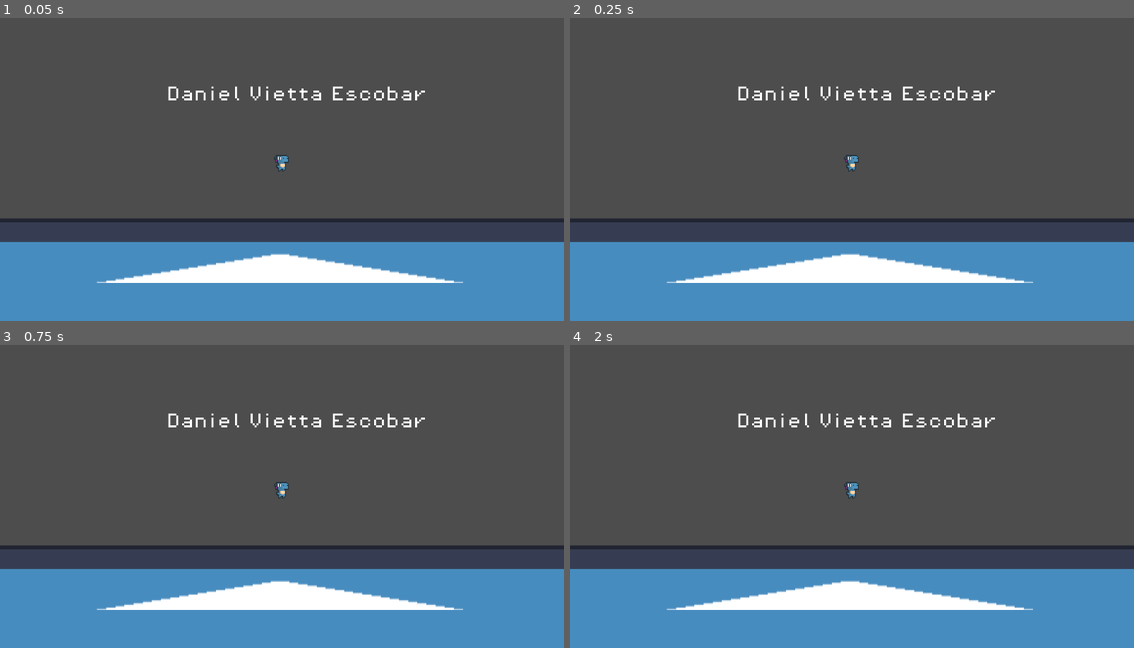
Above: before the commit, frames 1-4 (two rows, left to right).
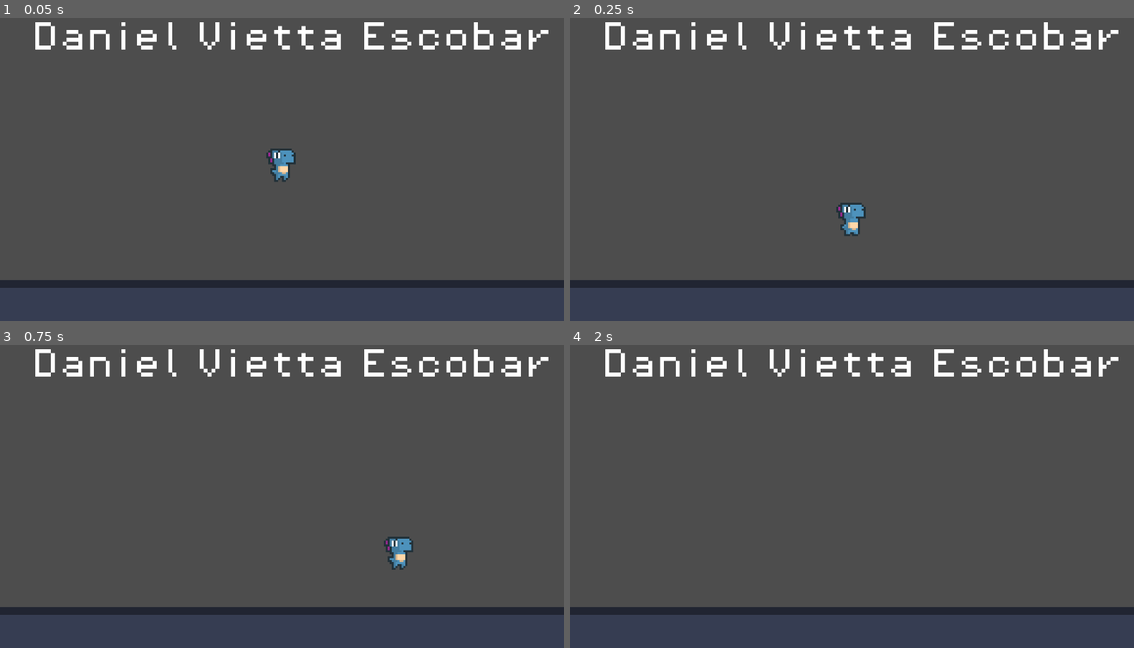
Above: after the commit, the same moments.

Repository: Mastermayhem112/vietta-escobar-daniel-project-2d
Game: Godot game, scene res://Scenes/demo_map.tscn
Same seed, same stepped clock (60 frames per second), same inputs: the game is played once before the commit and once after it. The engine's default icon, where the game draws it, is replaced by a stand-in: a white triangle on a blue panel in a dark square.
Inputs:
- Up to frame 1 (0.05 s): no input
- Up to frame 2 (0.25 s): no input
- Up to frame 3 (0.75 s): hold D (playerRight, bound only after the commit) from 0.53 s (still down); tap Space (playerJump, bound only after the commit) at 0.6 s
- Up to frame 4 (2 s): keep holding D (playerRight, bound only after the commit); tap Space (playerJump, bound only after the commit) at 0.77, 1.07, 1.35, 1.52, 1.82 s

The runs differ from the first frame. In frame 1, 30% of the frame differs, in the area x 0-100%, y 1-100%; in frame 2, 31%; in frame 3, 31%; in frame 4, 30%.

Commit message:
1st push :D

Diff:
--- a/Scenes/demo_map.tscn
+++ b/Scenes/demo_map.tscn
@@ -1,67 +1,39 @@
 [gd_scene format=3 uid="uid://ddwi5ar3o3dnn"]
 
 [ext_resource type="Texture2D" uid="uid://dflpafi3eb7lc" path="res://icon.svg" id="1_hkha8"]
-[ext_resource type="Texture2D" uid="uid://cn46h51itamen" path="res://Assets/2D Resources/characters/DinoSprites - doux.png" id="2_bdi8m"]
 [ext_resource type="FontFile" uid="uid://d002efqe42en3" path="res://Assets/2D Resources/fonts/PixelOperator8.ttf" id="3_bdi8m"]
+[ext_resource type="PackedScene" uid="uid://dklcf2lximohe" path="res://Scenes/player.tscn" id="4_husy1"]
 
-[sub_resource type="AtlasTexture" id="AtlasTexture_husy1"]
-atlas = ExtResource("2_bdi8m")
-region = Rect2(0, 0, 24, 24)
-
-[sub_resource type="AtlasTexture" id="AtlasTexture_wveh7"]
-atlas = ExtResource("2_bdi8m")
-region = Rect2(24, 0, 24, 24)
-
-[sub_resource type="AtlasTexture" id="AtlasTexture_a8jj6"]
-atlas = ExtResource("2_bdi8m")
-region = Rect2(48, 0, 24, 24)
-
-[sub_resource type="AtlasTexture" id="AtlasTexture_qrg3h"]
-atlas = ExtResource("2_bdi8m")
-region = Rect2(72, 0, 24, 24)
-
-[sub_resource type="SpriteFrames" id="SpriteFrames_05rwe"]
-animations = [{
-"frames": [{
-"duration": 1.0,
-"texture": SubResource("AtlasTexture_husy1")
-}, {
-"duration": 1.0,
-"texture": SubResource("AtlasTexture_wveh7")
-}, {
-"duration": 1.0,
-"texture": SubResource("AtlasTexture_a8jj6")
-}, {
-"duration": 1.0,
-"texture": SubResource("AtlasTexture_qrg3h")
-}],
-"loop": true,
-"name": &"new_animation",
-"speed": 5.0
-}]
+[sub_resource type="RectangleShape2D" id="RectangleShape2D_husy1"]
+size = Vector2(127.9398, 128)
 
 [sub_resource type="LabelSettings" id="LabelSettings_husy1"]
 font = ExtResource("3_bdi8m")
 
 [node name="DemoMap" type="Node2D" unique_id=2143436170]
 
-[node name="Icon" type="Sprite2D" parent="." unique_id=1453699359]
+[node name="Floor" type="StaticBody2D" parent="." unique_id=776947108]
 position = Vector2(574, 445)
 scale = Vector2(9.34375, 1)
+
+[node name="Icon" type="Sprite2D" parent="Floor" unique_id=1453699359]
 texture = ExtResource("1_hkha8")
 
-[node name="AnimatedSprite2D" type="AnimatedSprite2D" parent="." unique_id=1672345569]
-position = Vector2(576, 324)
-sprite_frames = SubResource("SpriteFrames_05rwe")
-animation = &"new_animation"
-
-[node name="Camera2D" type="Camera2D" parent="AnimatedSprite2D" unique_id=615982126]
-zoom = Vector2(2, 2)
+[node name="CollisionShape2D" type="CollisionShape2D" parent="Floor" unique_id=1055121232]
+position = Vector2(0.030097961, 0)
+shape = SubResource("RectangleShape2D_husy1")
 
 [node name="Label" type="Label" parent="." unique_id=212914210]
-offset_left = 458.0
-offset_top = 246.0
-offset_right = 724.0
-offset_bottom = 269.0
+offset_left = 443.0
+offset_top = 249.0
+offset_right = 709.0
+offset_bottom = 272.0
 text = "Daniel Vietta Escobar"
 label_settings = SubResource("LabelSettings_husy1")
+
+[node name="Player" parent="." unique_id=2130186963 instance=ExtResource("4_husy1")]
+position = Vector2(571, 321)
+
+[node name="Camera2D" type="Camera2D" parent="." unique_id=1439959047]
+position = Vector2(571, 321)
+zoom = Vector2(4, 4)
--- /dev/null
+++ b/Scenes/player.tscn
@@ -0,0 +1,103 @@
+[gd_scene format=3 uid="uid://dklcf2lximohe"]
+
+[ext_resource type="Script" uid="uid://ryegqk40ro5" path="res://Scripts/player.gd" id="1_cvnsp"]
+[ext_resource type="Texture2D" uid="uid://cn46h51itamen" path="res://Assets/2D Resources/characters/DinoSprites - doux.png" id="1_v0iea"]
+
+[sub_resource type="AtlasTexture" id="AtlasTexture_cvnsp"]
+atlas = ExtResource("1_v0iea")
+region = Rect2(0, 0, 24, 24)
+
+[sub_resource type="AtlasTexture" id="AtlasTexture_6t5aa"]
+atlas = ExtResource("1_v0iea")
+region = Rect2(24, 0, 24, 24)
+
+[sub_resource type="AtlasTexture" id="AtlasTexture_vgqql"]
+atlas = ExtResource("1_v0iea")
+region = Rect2(48, 0, 24, 24)
+
+[sub_resource type="AtlasTexture" id="AtlasTexture_fkybt"]
+atlas = ExtResource("1_v0iea")
+region = Rect2(72, 0, 24, 24)
+
+[sub_resource type="AtlasTexture" id="AtlasTexture_x3wgy"]
+atlas = ExtResource("1_v0iea")
+region = Rect2(96, 0, 24, 24)
+
+[sub_resource type="AtlasTexture" id="AtlasTexture_3smsa"]
+atlas = ExtResource("1_v0iea")
+region = Rect2(120, 0, 24, 24)
+
+[sub_resource type="AtlasTexture" id="AtlasTexture_8erm5"]
+atlas = ExtResource("1_v0iea")
+region = Rect2(144, 0, 24, 24)
+
+[sub_resource type="AtlasTexture" id="AtlasTexture_f1ek2"]
+atlas = ExtResource("1_v0iea")
+region = Rect2(168, 0, 24, 24)
+
+[sub_resource type="AtlasTexture" id="AtlasTexture_tx1dd"]
+atlas = ExtResource("1_v0iea")
+region = Rect2(192, 0, 24, 24)
+
+[sub_resource type="AtlasTexture" id="AtlasTexture_gymyn"]
+atlas = ExtResource("1_v0iea")
+region = Rect2(216, 0, 24, 24)
+
+[sub_resource type="SpriteFrames" id="SpriteFrames_pu2lt"]
+animations = [{
+"frames": [{
+"duration": 1.0,
+"texture": SubResource("AtlasTexture_cvnsp")
+}, {
+"duration": 1.0,
+"texture": SubResource("AtlasTexture_6t5aa")
+}, {
+"duration": 1.0,
+"texture": SubResource("AtlasTexture_vgqql")
+}, {
+"duration": 1.0,
+"texture": SubResource("AtlasTexture_fkybt")
+}],
+"loop": true,
+"name": &"idle",
+"speed": 5.0
+}, {
+"frames": [{
+"duration": 1.0,
+"texture": SubResource("AtlasTexture_x3wgy")
+}, {
+"duration": 1.0,
+"texture": SubResource("AtlasTexture_3smsa")
+}, {
+"duration": 1.0,
+"texture": SubResource("AtlasTexture_8erm5")
+}, {
+"duration": 1.0,
+"texture": SubResource("AtlasTexture_f1ek2")
+}, {
+"duration": 1.0,
+"texture": SubResource("AtlasTexture_tx1dd")
+}, {
+"duration": 1.0,
+"texture": SubResource("AtlasTexture_gymyn")
+}],
+"loop": true,
+"name": &"walk",
+"speed": 5.0
+}]
+
+[sub_resource type="CapsuleShape2D" id="CapsuleShape2D_ukyrk"]
+radius = 7.0
+height = 18.0
+
+[node name="Player" type="CharacterBody2D" unique_id=2130186963]
+script = ExtResource("1_cvnsp")
+
+[node name="AnimatedSprite2D" type="AnimatedSprite2D" parent="." unique_id=1087130161]
+sprite_frames = SubResource("SpriteFrames_pu2lt")
+animation = &"idle"
+autoplay = "idle"
+frame_progress = 0.5353269
+
+[node name="CollisionShape2D" type="CollisionShape2D" parent="." unique_id=581367786]
+shape = SubResource("CapsuleShape2D_ukyrk")
--- /dev/null
+++ b/Scripts/player.gd
@@ -0,0 +1,26 @@
+extends CharacterBody2D
+
+
+const SPEED = 300.0
+const JUMP_VELOCITY = -200.0
+
+
+func _physics_process(delta: float) -> void:
+	# Add the gravity.
+	if not is_on_floor():
+		velocity += get_gravity() * delta
+
+	# Handle jump.
+	if Input.is_action_just_pressed("playerJump") and is_on_floor():
+		velocity.y = JUMP_VELOCITY
+
+	# Get the input direction and handle the movement/deceleration.
+	# As good practice, you should replace UI actions with custom gameplay actions.
+	var direction := Input.get_axis("playerLeft", "playerRight")
+	if direction:
+		velocity.x = direction * SPEED
+
+	else:
+		velocity.x = move_toward(velocity.x, 0, SPEED)
+
+	move_and_slide()
--- /dev/null
+++ b/level_01.tscn
@@ -0,0 +1,7 @@
+[gd_scene format=3 uid="uid://gut2cw8houag"]
+
+[ext_resource type="PackedScene" uid="uid://dklcf2lximohe" path="res://Scenes/player.tscn" id="1_bri2l"]
+
+[node name="Level 01" type="Node2D" unique_id=1657278065]
+
+[node name="Player" parent="." unique_id=2130186963 instance=ExtResource("1_bri2l")]
--- a/project.godot
+++ b/project.godot
@@ -15,6 +15,30 @@
 config/features=PackedStringArray("4.6", "Forward Plus")
 config/icon="res://icon.svg"
 
+[input]
+
+playerLeft={
+"deadzone": 0.2,
+"events": [Object(InputEventKey,"resource_local_to_scene":false,"resource_name":"","device":-1,"window_id":0,"alt_pressed":false,"shift_pressed":false,"ctrl_pressed":false,"meta_pressed":false,"pressed":false,"keycode":0,"physical_keycode":65,"key_label":0,"unicode":97,"location":0,"echo":false,"script":null)
+, Object(InputEventKey,"resource_local_to_scene":false,"resource_name":"","device":-1,"window_id":0,"alt_pressed":false,"shift_pressed":false,"ctrl_pressed":false,"meta_pressed":false,"pressed":false,"keycode":0,"physical_keycode":4194319,"key_label":0,"unicode":0,"location":0,"echo":false,"script":null)
+, Object(InputEventJoypadMotion,"resource_local_to_scene":false,"resource_name":"","device":-1,"axis":0,"axis_value":-1.0,"script":null)
+]
+}
+playerRight={
+"deadzone": 0.2,
+"events": [Object(InputEventKey,"resource_local_to_scene":false,"resource_name":"","device":-1,"window_id":0,"alt_pressed":false,"shift_pressed":false,"ctrl_pressed":false,"meta_pressed":false,"pressed":false,"keycode":0,"physical_keycode":68,"key_label":0,"unicode":100,"location":0,"echo":false,"script":null)
+, Object(InputEventKey,"resource_local_to_scene":false,"resource_name":"","device":-1,"window_id":0,"alt_pressed":false,"shift_pressed":false,"ctrl_pressed":false,"meta_pressed":false,"pressed":false,"keycode":0,"physical_keycode":4194321,"key_label":0,"unicode":0,"location":0,"echo":false,"script":null)
+, Object(InputEventJoypadMotion,"resource_local_to_scene":false,"resource_name":"","device":-1,"axis":0,"axis_value":1.0,"script":null)
+]
+}
+playerJump={
+"deadzone": 0.2,
+"events": [Object(InputEventKey,"resource_local_to_scene":false,"resource_name":"","device":-1,"window_id":0,"alt_pressed":false,"shift_pressed":false,"ctrl_pressed":false,"meta_pressed":false,"pressed":false,"keycode":0,"physical_keycode":32,"key_label":0,"unicode":32,"location":0,"echo":false,"script":null)
+, Object(InputEventJoypadButton,"resource_local_to_scene":false,"resource_name":"","device":-1,"button_index":0,"pressure":0.0,"pressed":false,"script":null)
+, Object(InputEventMouseButton,"resource_local_to_scene":false,"resource_name":"","device":-1,"window_id":0,"alt_pressed":false,"shift_pressed":false,"ctrl_pressed":false,"meta_pressed":false,"button_mask":16,"position":Vector2(221, 24),"global_position":Vector2(235, 97),"factor":1.0,"button_index":5,"canceled":false,"pressed":true,"double_click":false,"script":null)
+]
+}
+
 [physics]
 
 3d/physics_engine="Jolt Physics"
Not shown, added: Scripts/player.gd.uid
